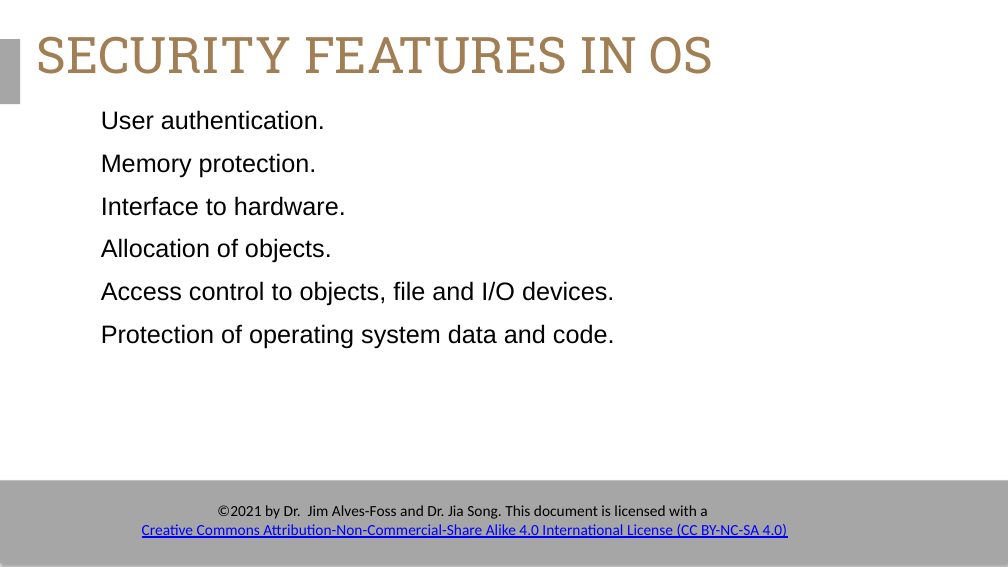
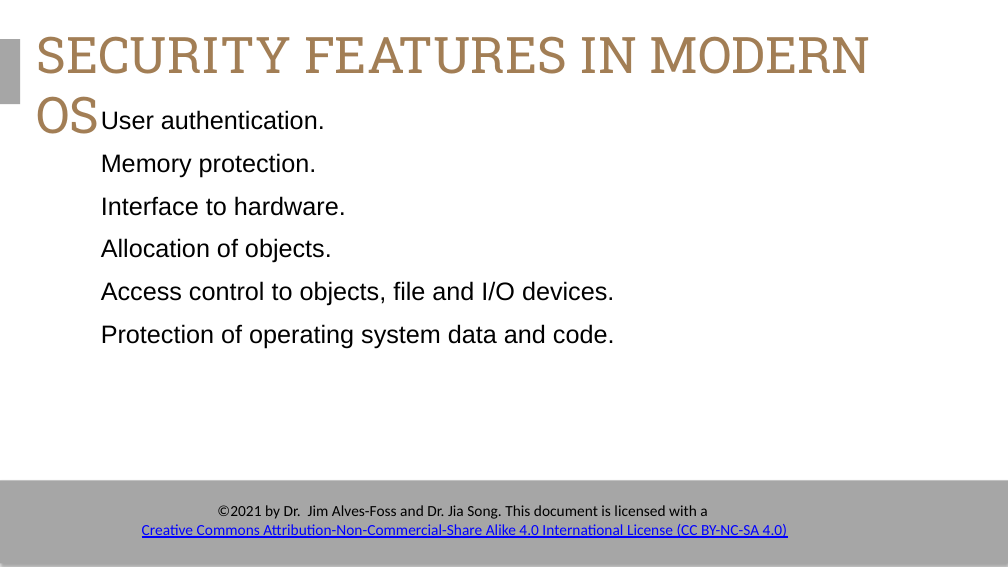
Before and after one commit to timburr1/timburr1.github.io, a slide deck: slide 14 of papers/CYB110/Module 11 - Operating System Security.pptx (slide 9 before the commit). Drawn at 1008x567 pixels with LibreOffice and Linux fonts; fonts in the diff are those of the drawing; background and template pictures are left out. Boxes give left, top, right and bottom in pixels: in the first picture for what was removed or moved away, otherwise in the second. Text is boxed around its words. In the diff, an @@ line names an element or a change of style, - is before the commit and + after.

```diff
--- a/papers/CYB110/Module 11 - Operating System Security.pptx
+++ b/papers/CYB110/Module 11 - Operating System Security.pptx
@@ title at (36, 36, 871, 134): text changed @@
-SECURITY FEATURES IN OS
+SECURITY FEATURES IN MODERN OS
```
Also in this commit, not shown: 1 other slide changed, 11 slides added, 11 other files.
